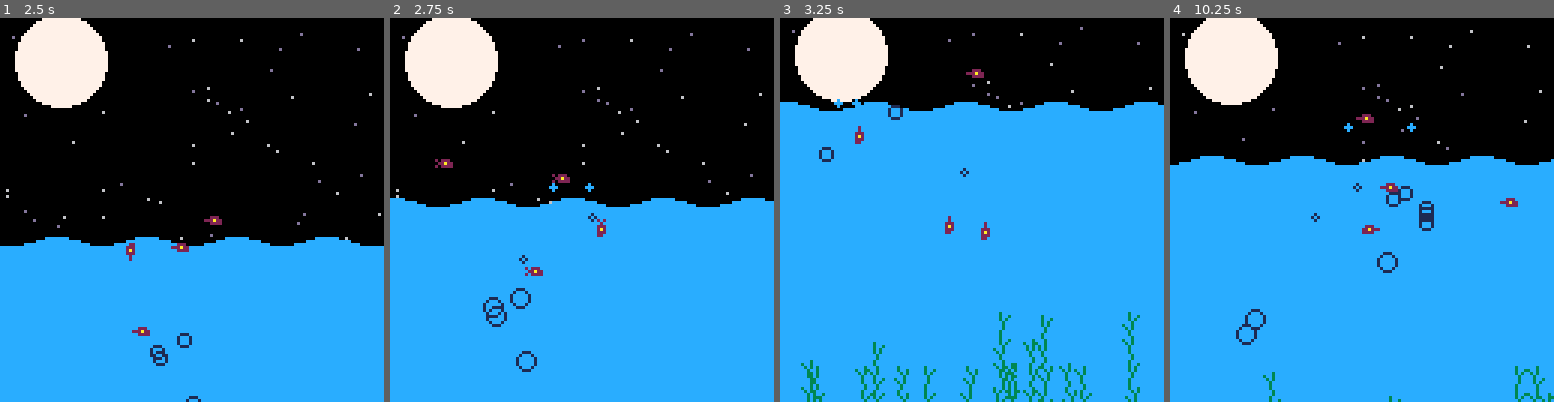
Above: before the commit, frames 1-4 (left to right).
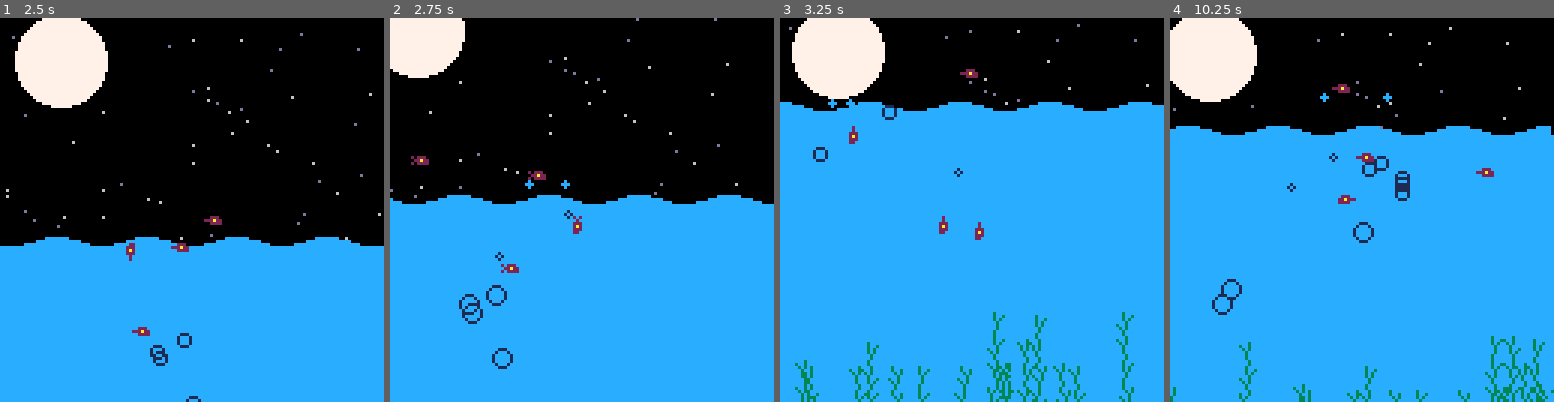
Above: after the commit, the same moments.

Repository: caranha/pico_playground
Game: PICO-8 cartridge sketches/fish.p8
The game is run twice, just before and just after one commit, with the same random seed, the same clock (stepped at 60 frames per second) and the same inputs.
Inputs:
- Up to frame 1 (2.5 s): no input
- Up to frame 2 (2.75 s): no input
- Up to frame 3 (3.25 s): no input
- Up to frame 4 (10.25 s): no input

Frame 1 is identical in both runs. In frame 2, 6.8% of the frame differs, in the area x 0-100%, y 0-93%; in frame 3, 5.0%; in frame 4, 14%, in the area x 0-100%, y 0-100%.

Commit message:
Added screenshake to fish tank, because why not?

Diff:
--- a/sketches/fish.p8
+++ b/sketches/fish.p8
@@ -1,6 +1,7 @@
 pico-8 cartridge // http://www.pico-8.com
 version 8
 __lua__
+shake = 0
 t = 0
 c = {x = 0, y = 0}
 
@@ -90,6 +91,7 @@
 														a = 0, spd = -1.5,
 														s = 1})
 			sfx(0)
+			if (f.id == 0) shake += f.ow
 		end
 		f.ow = 0
 	end
@@ -112,6 +114,7 @@
 function _update()
 	t += 0.2
 	if (t > 10000) t = 0
+	if (shake > 0) shake -= 1
 
 	for f in all(fish) do
 		update_fish(f)
@@ -144,7 +147,9 @@
 
 function _draw()
 	cls()
-	camera(0,(c.y-64)/20)
+	sshake = min(shake,12)
+	camera(0 + rnd(sshake),
+								(c.y-64)/20 + rnd(sshake))
 	for s in all(stars) do
 		circfill(s[1],s[2],0,
 											(s[3] and 6 or 13))
@@ -152,7 +157,8 @@
 	end
 	circfill(20,10,15,7)
 
-	camera(c.x-64, c.y-64)
+	camera(c.x-64 + rnd(sshake),
+								c.y-64 + rnd(sshake))
 
 	rectfill(c.x-150,2,c.x+150,100,12)
 	rectfill(c.x-150,100,c.x+200,103,9)
